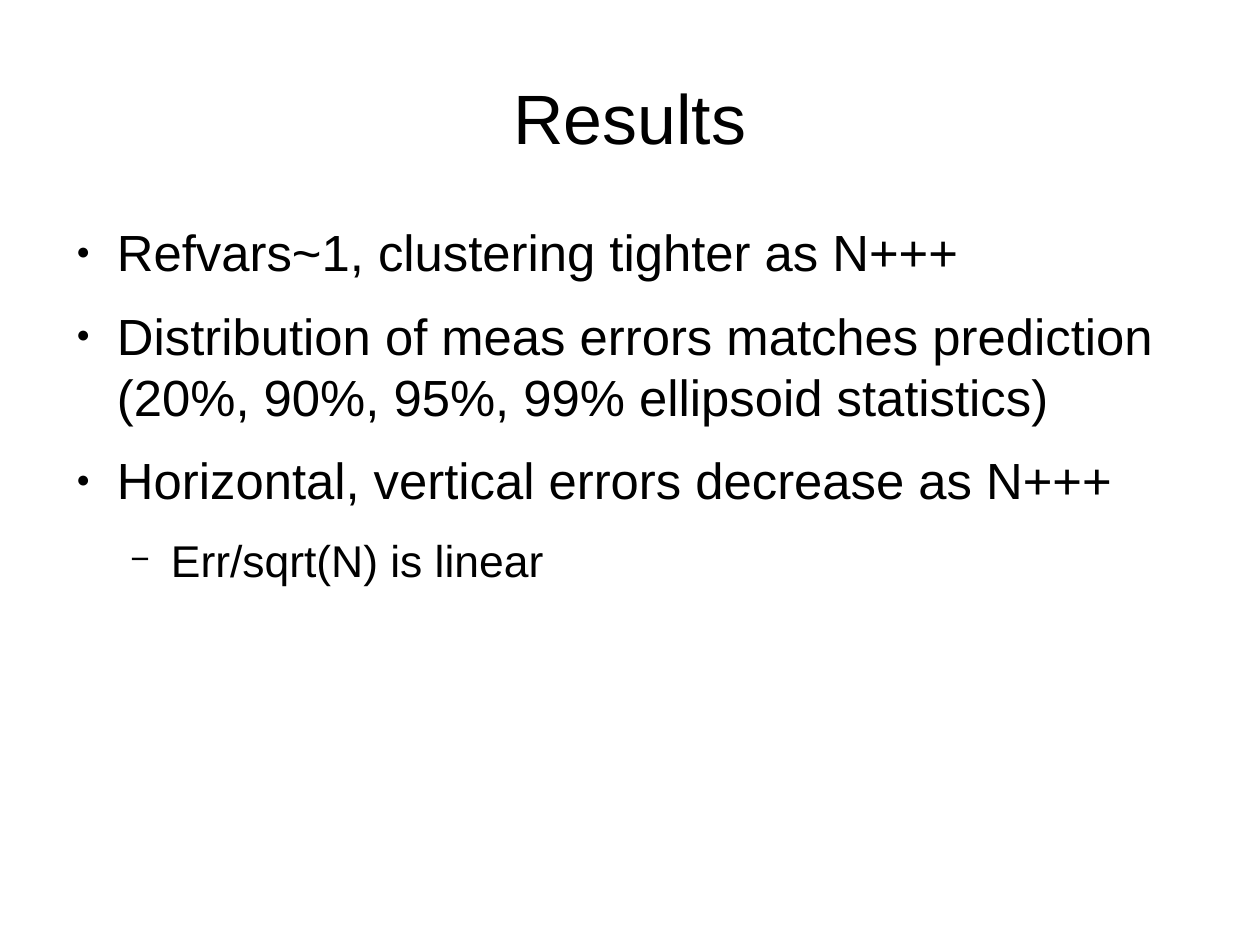
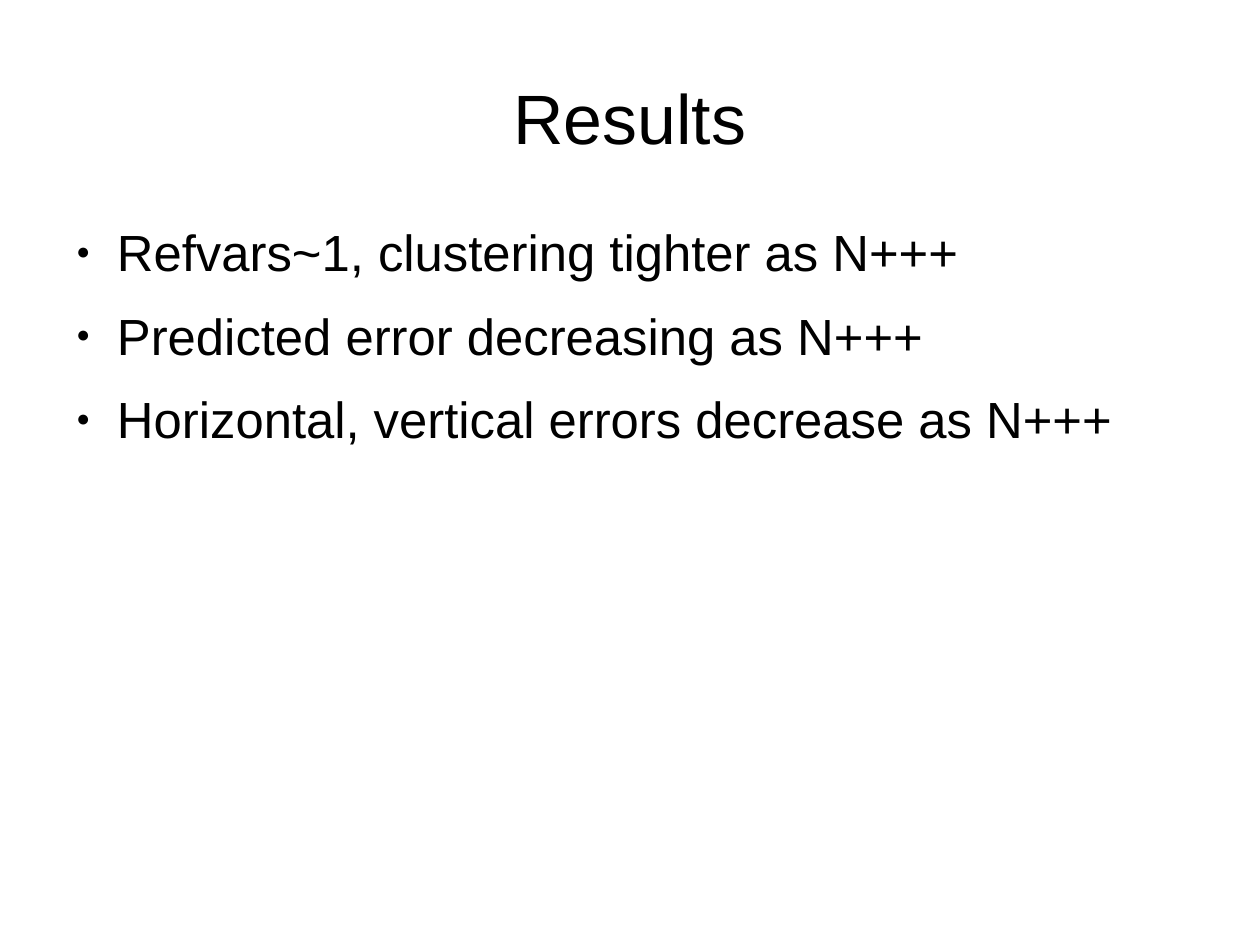
Before and after one commit to sethmerickel/Multi-Image-Geopositioning, a slide deck: slide 40 of papers/fresno2017.odp. Drawn at 1260x945 pixels with LibreOffice and Linux fonts; fonts in the diff are those of the drawing. Boxes give left, top, right and bottom in pixels: in the first picture for what was removed or moved away, otherwise in the second. Text is boxed around its words. In the diff, an @@ line names an element or a change of style, - is before the commit and + after.

```diff
--- a/papers/fresno2017.odp
+++ b/papers/fresno2017.odp
@@ text at [117,318,923,365]: text changed @@
-● Distribution of meas errors matches prediction (20%, 90%, 95%, 99% ellipsoid statistics)
+● Predicted error decreasing as N+++
@@ text at [171,544,544,586]: paragraph removed @@
-  − Err/sqrt(N) is linear
```
Also in this commit, not shown: 1 other slide changed, 8 slides added, 1 other file.
